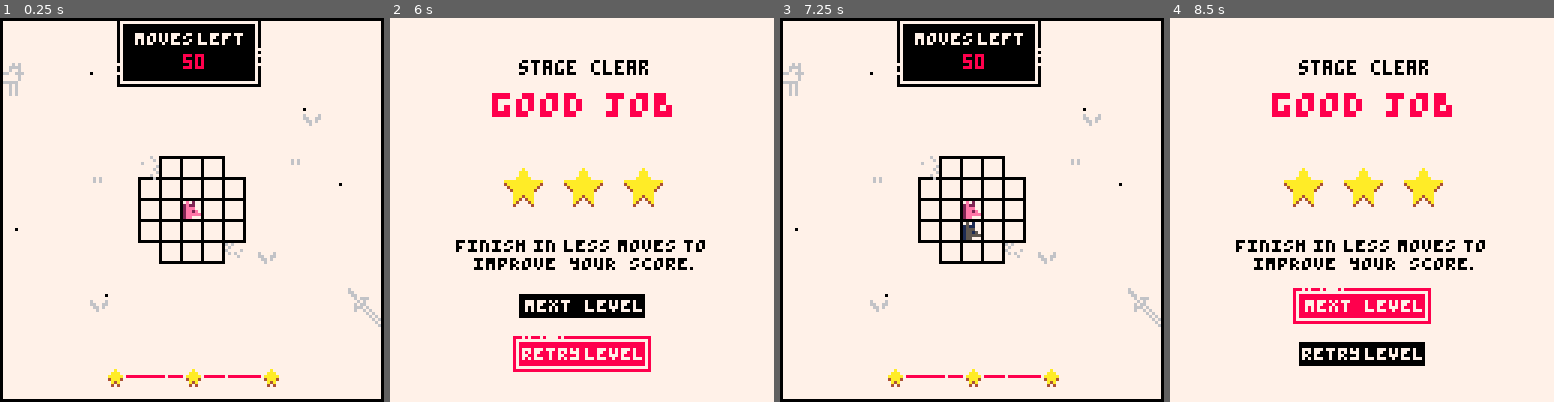
Above: before the commit, frames 1-4 (left to right).
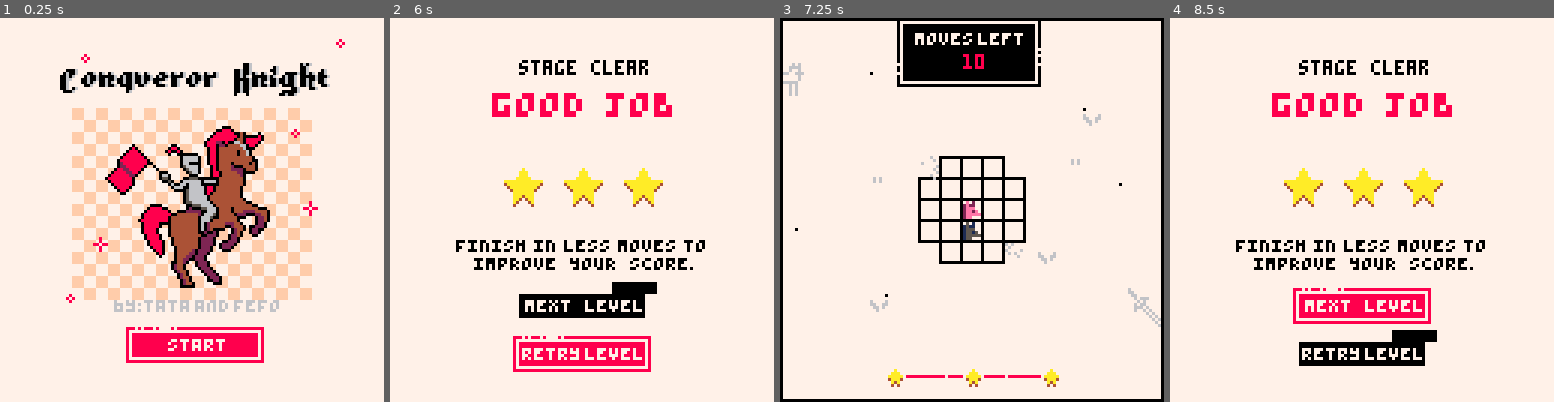
Above: after the commit, the same moments.

Repository: fbarreta/knight
Game: PICO-8 cartridge knight.p8
Two runs of this game, one before a commit and one after it. Both use one fixed random seed, a clock stepped at 60 frames per second and the inputs below.
Inputs:
- Up to frame 1 (0.25 s): no input
- Up to frame 2 (6 s): tap O (Z key) at 0.33, 0.7, 1.43, 2.22, 3.1, 3.98, 4.87, 5.75 s; tap X (X key) at 1.07, 2.07, 2.4, 2.73, 3.07, 3.4, 3.73, 4.07, 4.4, 4.73, 5.07, 5.4, 5.73 s; hold Left 1.97-2.37 s; hold Down 2.42-2.82 s; hold Right 2.87-3.53 s; hold Up 3.58-4.08 s; hold Right 4.13-4.53 s; hold Down 4.58-5.08 s; hold Left 5.13-5.8 s; hold Up from 5.85 s (still down)
- Up to frame 3 (7.25 s): tap X (X key) every 0.33 s from 6.07 to 7.07 s; release Up at 6.18 s; hold Left 6.23-6.63 s; tap O (Z key) at 6.63 s; hold Down 6.68-7.08 s; hold Right from 7.13 s (still down)
- Up to frame 4 (8.5 s): tap X (X key) every 0.33 s from 7.4 to 8.4 s; tap O (Z key) at 7.52, 8.4 s; release Right at 7.8 s; hold Up 7.85-8.35 s; hold Right from 8.4 s (still down)

The runs differ from the first frame. In frame 1, 33% of the frame differs, in the area x 0-100%, y 0-100%; in frame 2, 0.4%; in frame 3, less than 0.1%; in frame 4, 0.4%.

Commit message:
Add files via upload

Diff:
--- a/knight.p8
+++ b/knight.p8
@@ -3,7 +3,7 @@
 __lua__
 levels = {
 	{
-		moves=50,
+		moves=10,
 		grid = {r=5,c=5},
 		holes = {
 			{x = 0,y = 0},
@@ -15,14 +15,14 @@
 		}
 	},
 	{
-		moves=20,
+		moves=70,
 		grid = {r=5,c=3},
 		holes = {},
 		ini = {x = 1,y = 2
 		}
 	},
 	{
-		moves=20,
+		moves=120,
 		grid = {r = 5,c = 5},
 		holes = {
 			{x = 0,y = 0},
@@ -40,7 +40,7 @@
 		}
 	},
 	{
-		moves=20,
+		moves=112,
 		grid = {r = 4,c = 6},
 		holes = {
 			{x = 0,y = 0},
@@ -56,14 +56,14 @@
 		}
 	},
 	{
-		moves=20,
+		moves=55,
 		grid = {r = 3,c = 4},
 		holes = {},
 		ini = {x = 1,y = 2
 		}
 	},
 	{
-		moves=20,
+		moves=220,
 		grid = {r = 5,c = 10},
 		holes = {
 			{x = 0,y = 0},
@@ -91,7 +91,7 @@
 		}
 	},
 	{
-		moves=20,
+		moves=400,
 		grid = {r = 10,c = 10},
 		holes = {
 			{x = 0,y = 0},
@@ -139,7 +139,7 @@
 		}
 	},
 	{
-		moves=20,
+		moves=50,
 		grid = {r = 3,c = 4},
 		holes = {},
 		ini = {x = 1,y = 2
@@ -186,7 +186,6 @@
 function _init()
 	color(0)
 	palt(0,true)
-	levelup()
 end
 
 function _update()
@@ -232,9 +231,47 @@
 	end
 end
 
+function centerline(y)
+	line(0,y,31,y,2)
+	line(32,y,63,y,9)
+	line(64,y,95,y,12)
+	line(96,y,127,y,11)
+end
+
 function draw_splash()
-	print("poney's knight",2,2)
-	print("press any button to start",2,50)
+	//centerline(5)
+	//centerline(50)
+	//centerline(100)
+	local x = 24
+	local y = 30
+	palt(7,true)
+	for j = 0, 7 do
+		for i = 0, 9 do
+			spr(77,x+(i*8),y+(j*8))
+		end
+	end
+	palt(0,false)
+	local x = 20
+	local y = 15
+	spr(41,x,y+2,7,1)
+	spr(11,x+58,y,4,2)
+	local x = 32
+	local y = 36
+	spr(192,x,y,8,4)
+	spr(200,x+8,y+32,8,4)
+	spr(53,x+6,y+56,7,1)
+	palt(0,true)
+	palt(7,false)
+	local y = 101
+	local x = 42
+	spr(103,x,y,6,2)
+	spr(116,x+14,y+4,3,1)
+	spr(78,30,72)
+	spr(79,25,10)
+	spr(79,110,5)
+	spr(78,100,60)
+	spr(79,95,35)
+	spr(79,20,90)
 end
 
 function draw_winlevel()
@@ -297,11 +334,6 @@
 	palt(0,true)
 	spr(112,x+3,y+4,3,1)
 	spr(98,x+24,y+4,3,1)
-	//local y = 111
-	//line(0,y,31,y,2)
-	//line(32,y,63,y,9)
-	//line(64,y,95,y,12)
-	//line(96,y,127,y,11)
 end
 
 function draw_looselevel()
@@ -352,10 +384,22 @@
 	rectfill(41,2,84,20,0)
 	spr(22,45,3,5,1)
 	print(moves,61,12,8)
-	if moves <= 2 and moves >= 1 then
+	if moves <= 5 and moves >= 1 then
 		spr(39,82,16,2,1)
 	end
 	line(42,119,86,119,8)
+	//progress bar 44px
+	local len = stars.s0 - stars.s2
+	local step = len/44
+	local m = (levels[level].moves - moves) - stars.s3
+	local p = m * (step + 1)
+	if stars.score < 3 then
+		line(86-p,119,86,119,6)
+	end
+	message = "p:" .. tostr(p)
+										.." l:" .. tostr(len)
+										.." m:" .. tostr(m)
+										.." s:" .. tostr(step)
 	line(55,119,55,119,7)
 	line(75,119,75,119,7)
 	local s3 = 8;
@@ -654,14 +698,6 @@
 end
 
 function debug(x,y)
-	if level > 0 then
-		message = "s3:" .. tostr(stars.s3)
-									.." s2:" .. tostr(stars.s2)
-									.." s1:" .. tostr(stars.s1)
-									.." s0:" .. tostr(stars.s0)
-									.." *:" .. tostr(stars.score)
-//									.." *:" .. tostr(levels[level].moves - moves)
-	end
 	print(message,x,y)
 end
 
@@ -777,3 +813,38 @@
 
 
 
+…(16 lines of a section not shown)…
+__gff__
+0000000000000000000000000000000000000000000000000000000000000000000000000000000000000000000000000000000000000000000000000000000000000000000000000000000000000000000000000000000000000000000000000000000000000000000000000000000000000000000000000000000000000000
+0000000000000000000000000000000000000000000000000000000000000000000000000000000000000000000000000000000000000000000000000000000000000000000000000000000000000000000000000000000000000000000000000000000000000000000000000000000000000000000000000000290029002900
+…(16 lines of a section not shown)…
Not shown, changed: 72 lines of the sprite sheet (__gfx__) section of knight.p8
